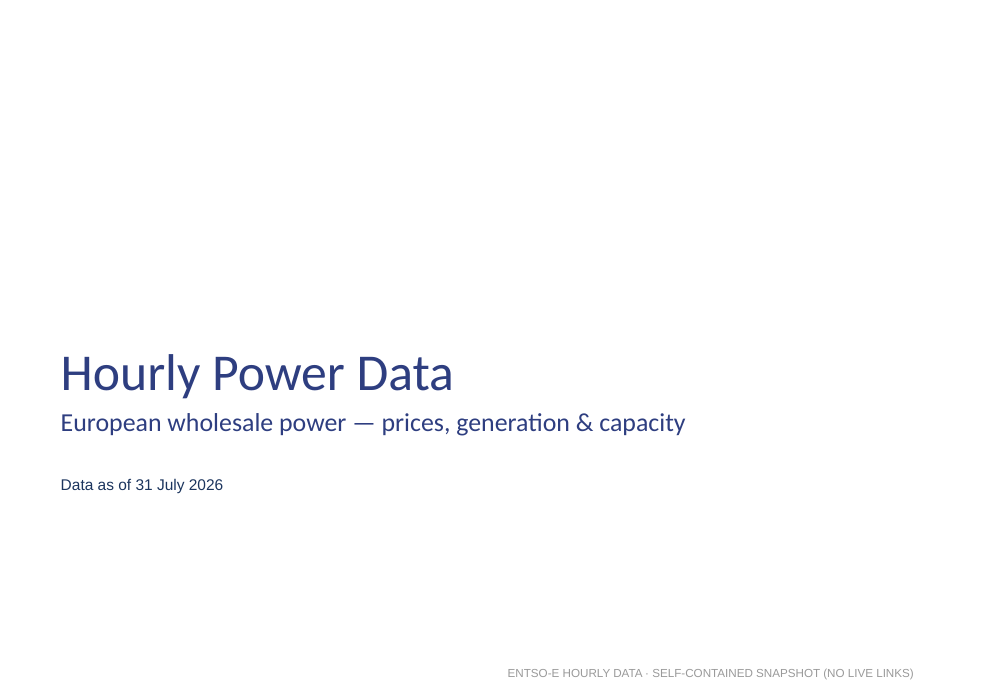
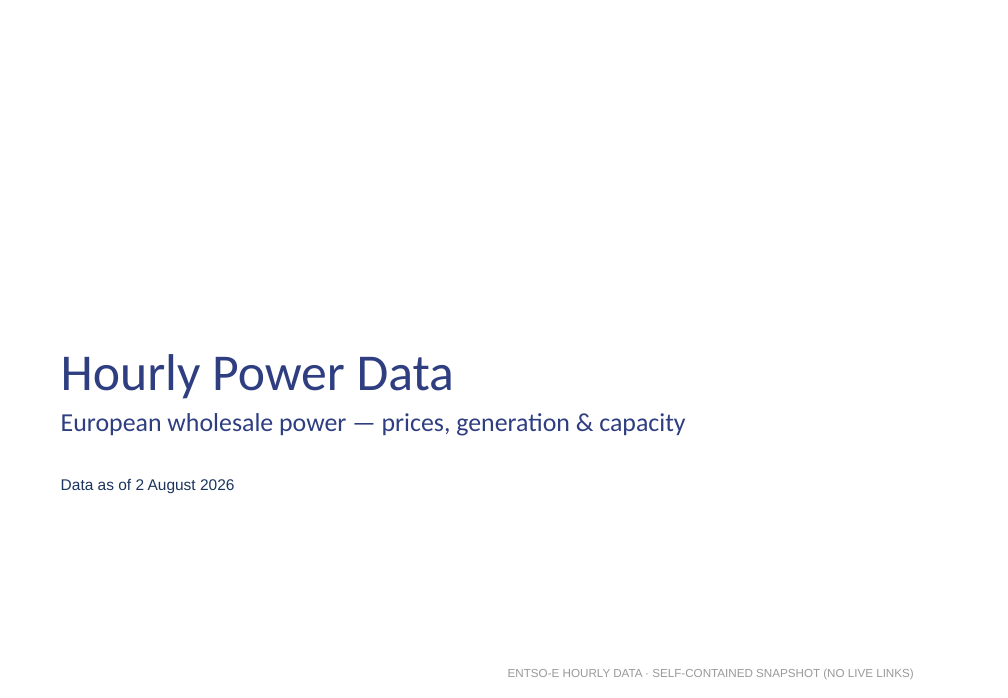
Before and after one commit to Power-Utilities-team/power-price-data, a slide deck: slide 1 of deliverables/HourlyPowerData_snapshot.pptx. Drawn at 1008x698 pixels with LibreOffice and Linux fonts; fonts in the diff are those of the drawing; background and template pictures are left out. Boxes give left, top, right and bottom in pixels: in the first picture for what was removed or moved away, otherwise in the second. Text is boxed around its words. In the diff, an @@ line names an element or a change of style, - is before the commit and + after.

```diff
--- a/deliverables/HourlyPowerData_snapshot.pptx
+++ b/deliverables/HourlyPowerData_snapshot.pptx
@@ text at [61,478,234,494]: text changed @@
-Data as of 31 July 2026
+Data as of 2 August 2026
```
Also in this commit, not shown: 35 other files.
